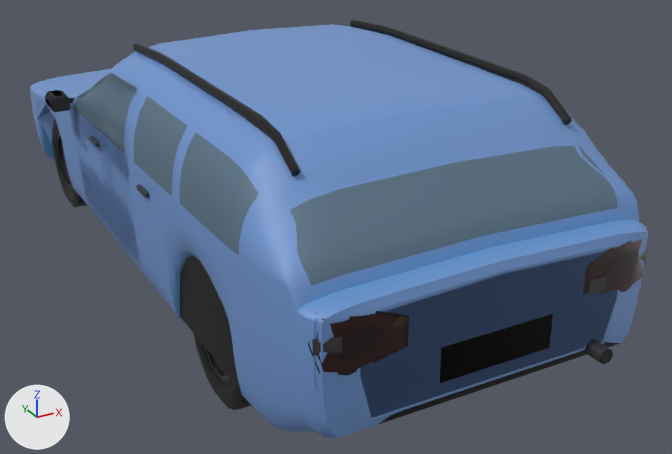
Before and after pictures for a commit that changed the glTF model godot/assets/models/cv2_wagon.glb.
Rendered twice from a 50 mm camera at (-2.23, -5.1, 2.63) aimed at (0.33, -0.45, 0.3). The lights are fixed; the arrows at lower left show +X, +Y and +Z. The older version comes first. Objects named as collision shapes, trigger or cutter boxes, shadow casters or lower levels of detail are left out. Where no turn or scale is listed for an object, it has been applied to the vertices. Vertices at exactly the same position are counted once.

Names of what the first picture shows: 'Body', 'Body_LOD1', 'DoorL_Mesh', 'WheelFL_Tyre', 'WheelRL_Tyre' and 2 more.
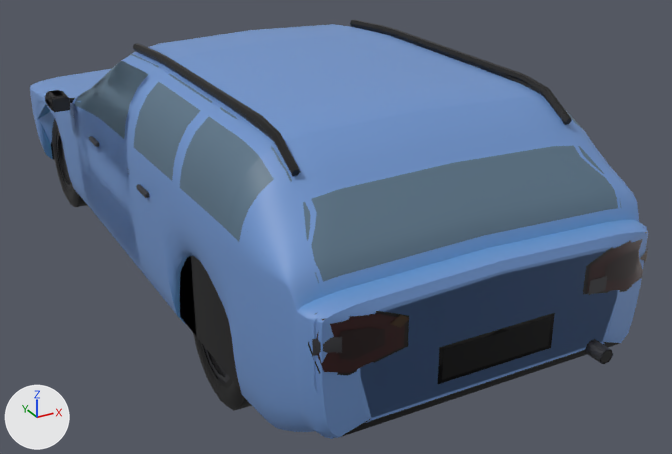
Where the newer file only moved an object's origin or applied its transform, the numbers keep the older frame.

Pixel boxes (x1, y1, x2, y2) of what changed, in the pictures (672 x 454 px; the box of a moved part takes in the faces that stretch with it):
part 1 of me_body, moved or reshaped
    before: (440, 314, 553, 383)
    after: (438, 314, 555, 384)
part 2 of me_body, recoloured
    both: (51, 145, 376, 437)
part 3 of me_body, recoloured
    both: (51, 145, 376, 437)
part 4 of me_body, recoloured
    both: (105, 61, 274, 193)
part 5 of me_body, recoloured
    both: (74, 105, 323, 286)
part 6 of me_body_lod1, added (mostly hidden)
    after: (55, 128, 247, 411)
part 7 of me_body_lod1, moved or reshaped (not visible before)
    after: (438, 313, 555, 384)
part 8 of me_body_lod1, recoloured
    both: (129, 54, 292, 182)
part 9 of me_body_lod1, recoloured
    both: (77, 101, 318, 283)
part 10 of me_doorl_mesh, moved or reshaped
    before: (73, 74, 139, 200)
    after: (75, 61, 147, 167)

What changed in the scene script:
```text
Change me_body:
    used by ob_body; location = (0.0, 0.0, 0.0)
    remove me_body.from_pydata(...)  # 3432 vertices, 6260 faces; spans x -1.1..1.1, y -2.55..2.47, z 0.16..1.5
    add me_body.from_pydata(...)  # 5067 vertices, 8484 faces; spans x -1.1..1.1, y -2.55..2.47, z 0.0..1.5
    me_body part 1: 4 vertices removed from x -0.29..0.29, y -2.46, z 0.51..0.68; 4 vertices added at x -0.3..0.3, y -2.46, z 0.5..0.68
    me_body part 2: 380 kept faces spanning x -0.9..0.9, y -2.46..2.46, z 0.23..1.46 get new vertex colours
    me_body part 3: 124 faces spanning x -0.88..-0.58, y -2.46..2.46, z 0.23..0.75 switch from mat_paint to mat_details
    me_body part 4: 44 faces spanning x -0.88..-0.78, y -1.96..0.6, z 1.07..1.41 switch from mat_paint to mat_glass
    me_body part 5: 72 faces spanning x -0.95..-0.67, y -2.32..0.82, z 0.96..1.41 switch from mat_glass to mat_paint
    other edits to the shape of me_body do not show in these pictures
Change me_body_lod1:
    used by ob_body_lod1; location = (0.0, 0.0, 0.0)
    remove me_body_lod1.from_pydata(...)  # 916 vertices, 1684 faces; spans x -1.1..1.1, y -2.56..2.47, z 0.16..1.5
    add me_body_lod1.from_pydata(...)  # 1365 vertices, 2272 faces; spans x -1.1..1.1, y -2.56..2.47, z 0.0..1.5
    me_body_lod1 part 6: 398 vertices added at x -0.9..0.9, y -2.0..1.81, z 0.0..1.45
    me_body_lod1 part 7: 4 vertices removed from x -0.29..0.29, y -2.46, z 0.51..0.68; 4 vertices added at x -0.3..0.3, y -2.46, z 0.5..0.68
    me_body_lod1 part 8: 22 faces spanning x -0.93..-0.72, y -2.0..0.05, z 1.14..1.44 switch from mat_paint to mat_glass
    me_body_lod1 part 9: 36 faces spanning x -0.95..-0.71, y -2.32..0.82, z 0.94..1.25 switch from mat_glass to mat_paint
    other edits to the shape of me_body_lod1 do not show in these pictures
Change me_doorl_mesh:
    used by ob_doorl_mesh; location = (-0.93, 0.62, 0.786)
    remove me_doorl_mesh.from_pydata(...)  # 288 vertices, 484 faces; spans x -0.023..0.149, y -1.12..0.0, z -0.556..0.556
    add me_doorl_mesh.from_pydata(...)  # 288 vertices, 484 faces; spans x -0.023..0.215, y -1.12..0.0, z -0.497..0.621
    me_doorl_mesh part 10: 288 of 288 vertices moved; they spanned x -0.023..0.149, y -1.12..0.0, z -0.556..0.556 and now span x -0.023..0.215, y -1.12..0.0, z -0.497..0.621; mean shift (0.007, 0.0, 0.088)
```
